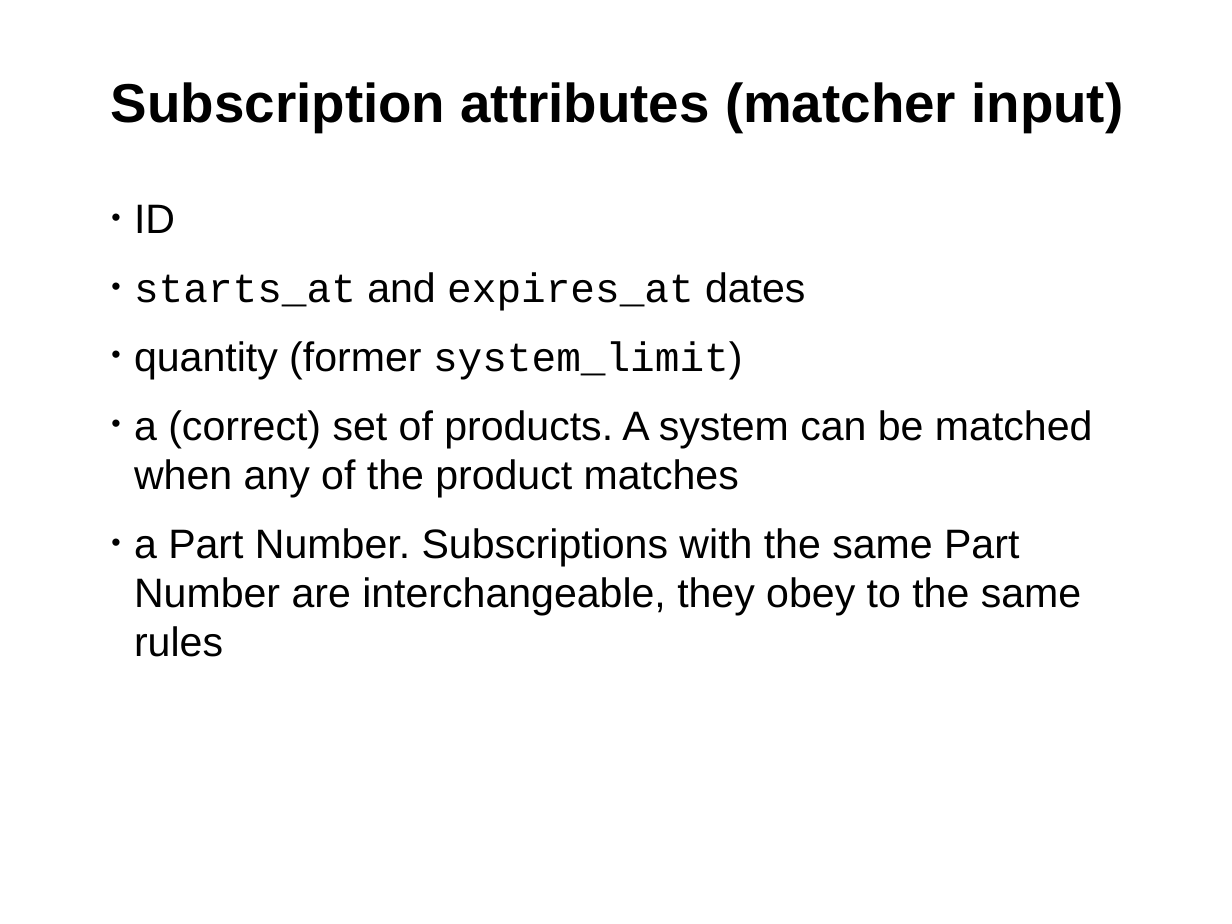
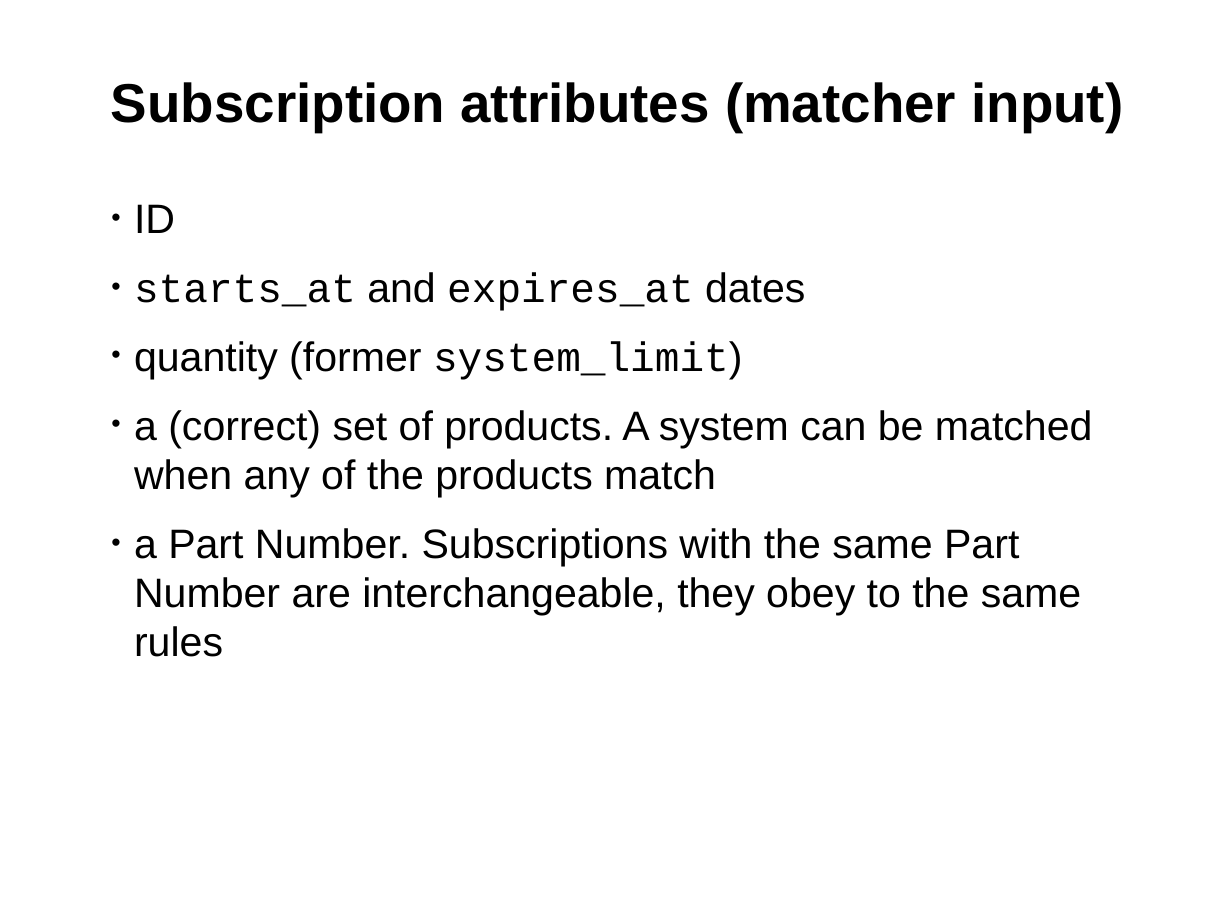
Before and after one commit to hustodemon/subscription-matcher, a slide deck: slide 10 of doc/SubscriptionCounting.odp. Drawn at 1232x924 pixels with LibreOffice and Linux fonts; fonts in the diff are those of the drawing; background and template pictures are left out. Boxes give left, top, right and bottom in pixels: in the first picture for what was removed or moved away, otherwise in the second. Text is boxed around its words. In the diff, an @@ line names an element or a change of style, - is before the commit and + after.

Commit message:
Fixed two typos

```diff
--- a/doc/SubscriptionCounting.odp
+++ b/doc/SubscriptionCounting.odp
@@ text at bbox=[134, 410, 1093, 497]: text changed @@
-• a (correct) set of products. A system can be matched when any of the product matches
+• a (correct) set of products. A system can be matched when any of the products match
```
Also in this commit, not shown: 1 other slide changed.
